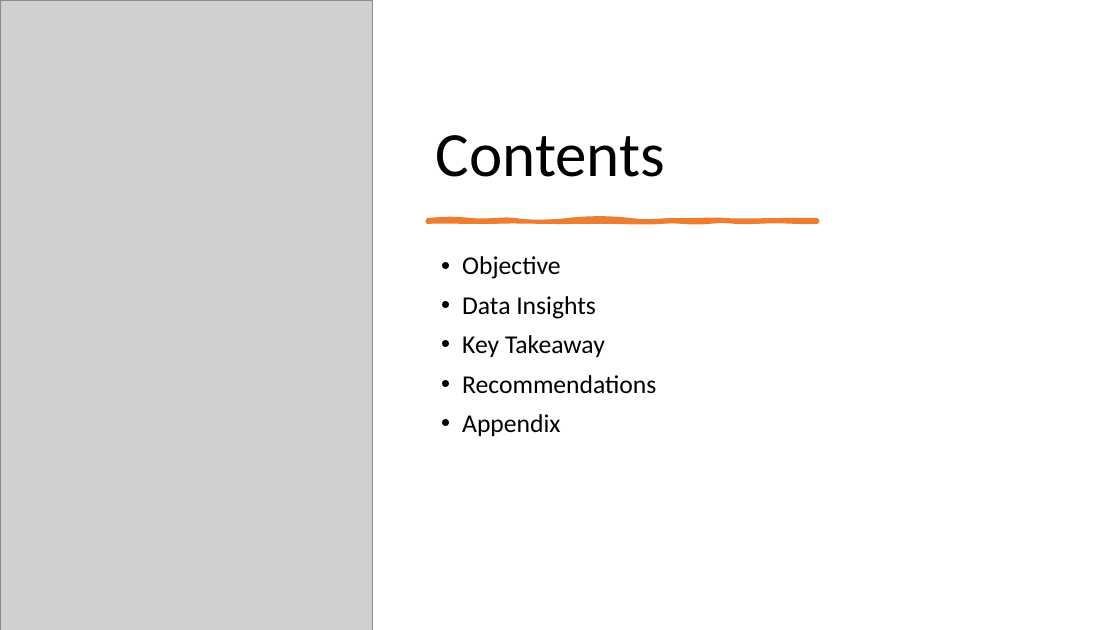
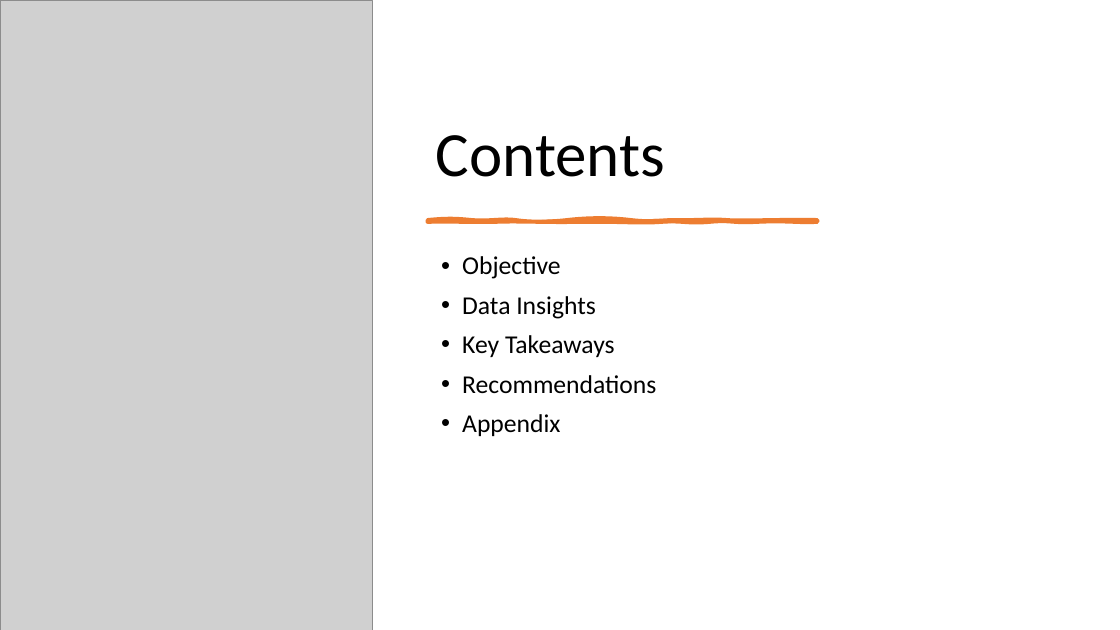
Before and after one commit to nupong/Google-Data-Analytics-Capstone-Project, a slide deck: slide 3 of Capstone project - Cyclistic Bike Share Presentation.ppsx. Drawn at 1120x630 pixels with LibreOffice and Linux fonts; fonts in the diff are those of the drawing; grey boxes stand for pictures. Boxes give left, top, right and bottom in pixels: in the first picture for what was removed or moved away, otherwise in the second. Text is boxed around its words. In the diff, an @@ line names an element or a change of style, - is before the commit and + after.

```diff
--- a/Capstone project - Cyclistic Bike Share Presentation.ppsx
+++ b/Capstone project - Cyclistic Bike Share Presentation.ppsx
@@ text at [462, 335, 615, 357]: text changed @@
-• Key Takeaway
+• Key Takeaways
```
Also in this commit, not shown: 1 other slide changed.
